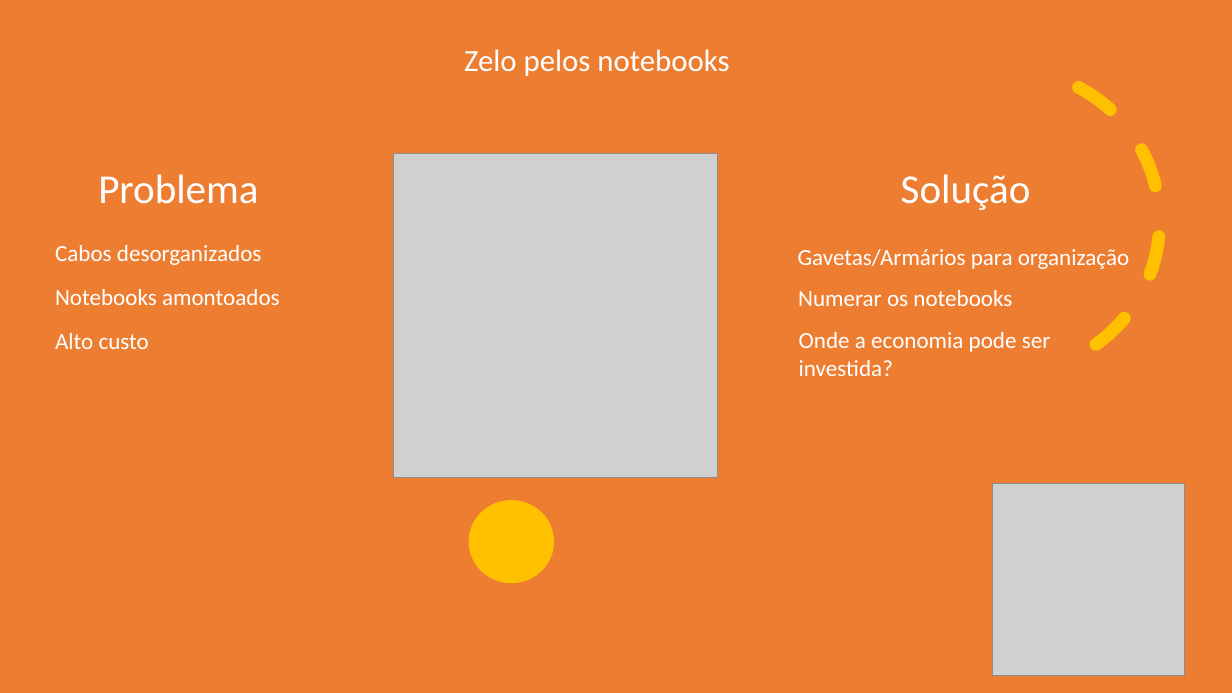
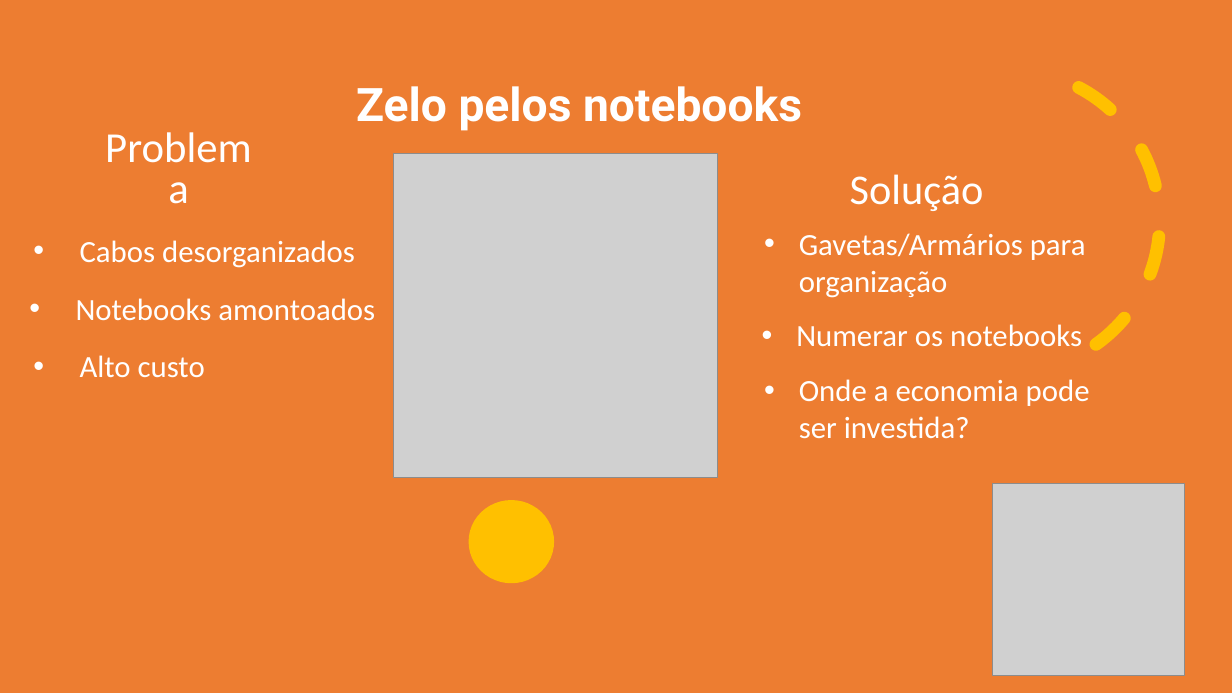
Before and after one commit to julialima1999/Limpeza_organiza-o, a slide deck: slide 14 of Apresentação/Limpeza e Organização_sugestao.pptx. Drawn at 1232x693 pixels with LibreOffice and Linux fonts; fonts in the diff are those of the drawing; grey boxes stand for pictures. Boxes give left, top, right and bottom in pixels: in the first picture for what was removed or moved away, otherwise in the second. Text is boxed around its words. In the diff, an @@ line names an element or a change of style, - is before the commit and + after.

```diff
--- a/Apresentação/Limpeza e Organização_sugestao.pptx
+++ b/Apresentação/Limpeza e Organização_sugestao.pptx
@@ text "Zelo pelos notebooks": place and size @@
-text "Zelo pelos notebooks" at [464,49,729,76]
+text "Zelo pelos notebooks" at [356,86,802,131]
@@ text "Zelo pelos notebooks" at [356,86,802,131]: size 24 to 36 pt, font Calibri to Roboto, bold on @@
@@ text "Problema" at [87,162,271,216]: size 32 to 33.3 pt; line spacing 0.9 to 0.8 @@
@@ text "Solução": place and size @@
-text "Solução" at [901,174,1031,210]
+text "Solução" at [850,174,984,211]
@@ text "Solução" at [850,174,984,211]: size 32 to 33 pt @@
@@ text "Cabos desorganizados": place and size @@
-text "Cabos desorganizados" at [55,245,262,265]
+text "Cabos desorganizados" at [80,240,355,268]
@@ text "Gavetas/Armários para organização": place and size @@
-text "Gavetas/Armários para organização" at [798,249,1129,269]
+text "Gavetas/Armários para organização" at [799,233,1086,298]
@@ text "Notebooks amontoados": place and size @@
-text "Notebooks amontoados" at [55,289,280,305]
+text "Notebooks amontoados" at [76,298,375,321]
@@ text "Numerar os notebooks": place and size @@
-text "Numerar os notebooks" at [798,290,1012,306]
+text "Numerar os notebooks" at [796,324,1082,347]
@@ text "Alto custo": place and size @@
-text "Alto custo" at [55,333,149,349]
+text "Alto custo" at [80,355,205,378]
@@ size 18 to 24 pt; bullet none to • in 6 elements at [80,240,355,268], [76,298,375,321], [799,233,1086,298], [80,355,205,378], [796,324,1082,347], [799,379,1090,439] @@
@@ text "Onde a economia pode ser ...": place and size @@
-text "Onde a economia pode ser ..." at [799,332,1051,376]
+text "Onde a economia pode ser ..." at [799,379,1090,439]
```
Also in this commit, not shown: 7 other slides changed.
